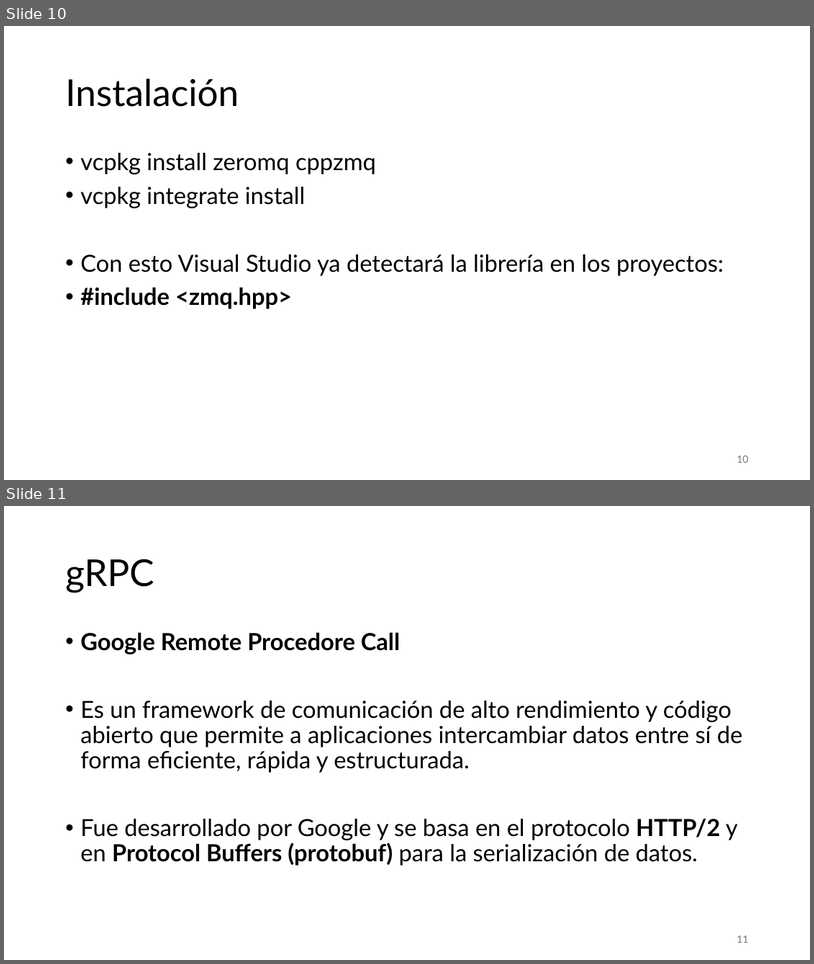
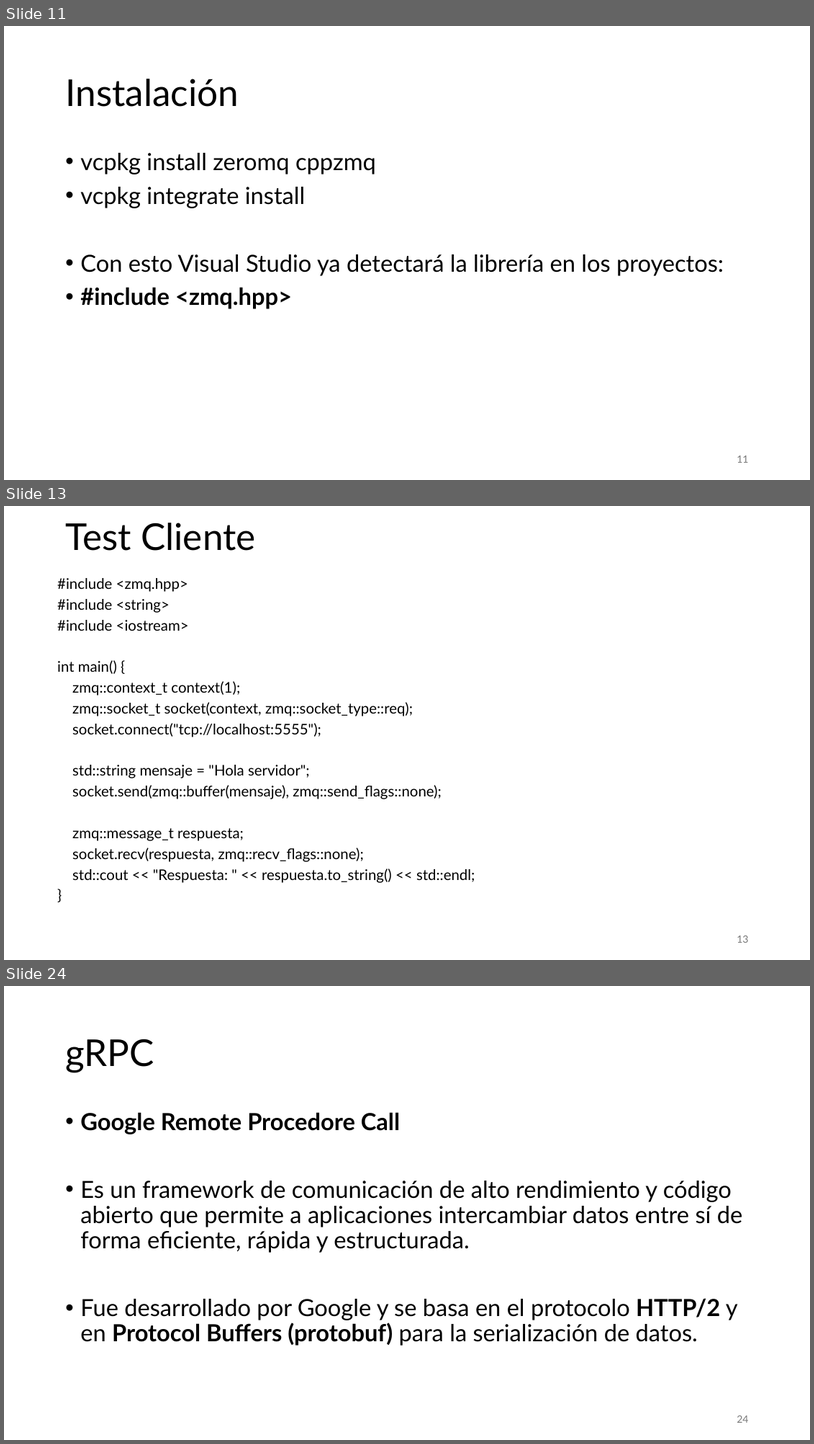
Before and after one commit to aldebarran22/CURSO_CPP_SERVICIOS_30H, a slide deck: doc/3_Comunicacion_microservicios_C++.pptx. Shown one above the other, each under a label of ours: slides 10 and 11 before the commit, slides 11, 13 and 24 after it; the slides between them are not shown. The pictures are 814x964 and 814x1444 pixels, drawn with LibreOffice and Linux fonts; fonts in the diff are those of the drawing. Boxes give left, top, right and bottom in pixels: in the first picture for what was removed or moved away, otherwise in the second. Text is boxed around its words. In the diff, an @@ line names an element or a change of style, - is before the commit and + after.

```diff
--- a/doc/3_Comunicacion_microservicios_C++.pptx
+++ b/doc/3_Comunicacion_microservicios_C++.pptx
@@ slide 13 added at (x1=4, y1=506, x2=810, y2=960), background #FFFFFF @@
@@ title added at (x1=65, y1=523, x2=255, y2=551), 44 pt, text #000000 @@
+Test Cliente
@@ text added at (x1=57, y1=578, x2=475, y2=883), 17.5 pt, text #000000 @@
+#include <zmq.hpp>
+#include <string>
+#include <iostream>
+int main() {
+zmq::context_t context(1);
+zmq::socket_t socket(context, zmq::socket_type::req);
+socket.connect("tcp://localhost:5555");
+std::string mensaje = "Hola servidor";
+socket.send(zmq::buffer(mensaje), zmq::send_flags::none);
+zmq::message_t respuesta;
+socket.recv(respuesta, zmq::recv_flags::none);
+std::cout << "Respuesta: " << respuesta.to_string() << std::endl;
+}
@@ page number added at (x1=737, y1=935, x2=748, y2=942), 12 pt, text #797979 @@
+13
@@ what was slide 10 is now slide 11 @@
@@ page number at (x1=737, y1=455, x2=748, y2=462): text changed @@
-10
+11
@@ what was slide 11 is now slide 24 @@
@@ page number at (x1=737, y1=1415, x2=748, y2=1422): text changed @@
-11
+24
```
Also in this commit, not shown: 3 slides changed, 14 other slides added, 31 other files.
